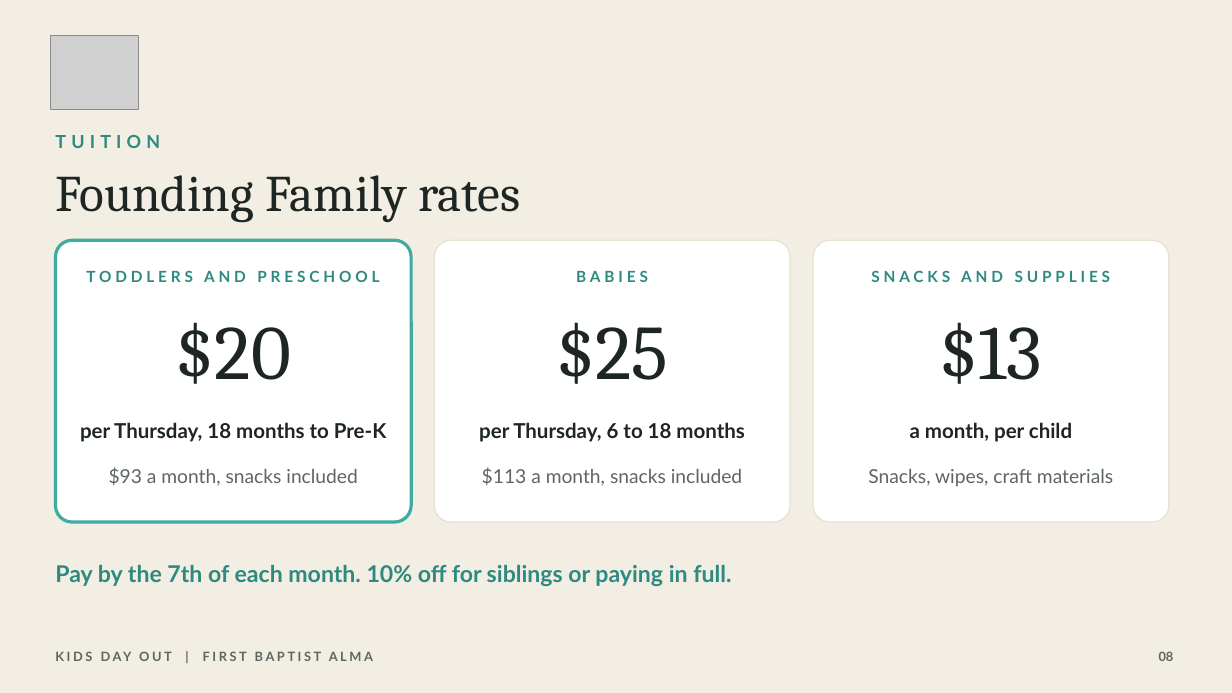
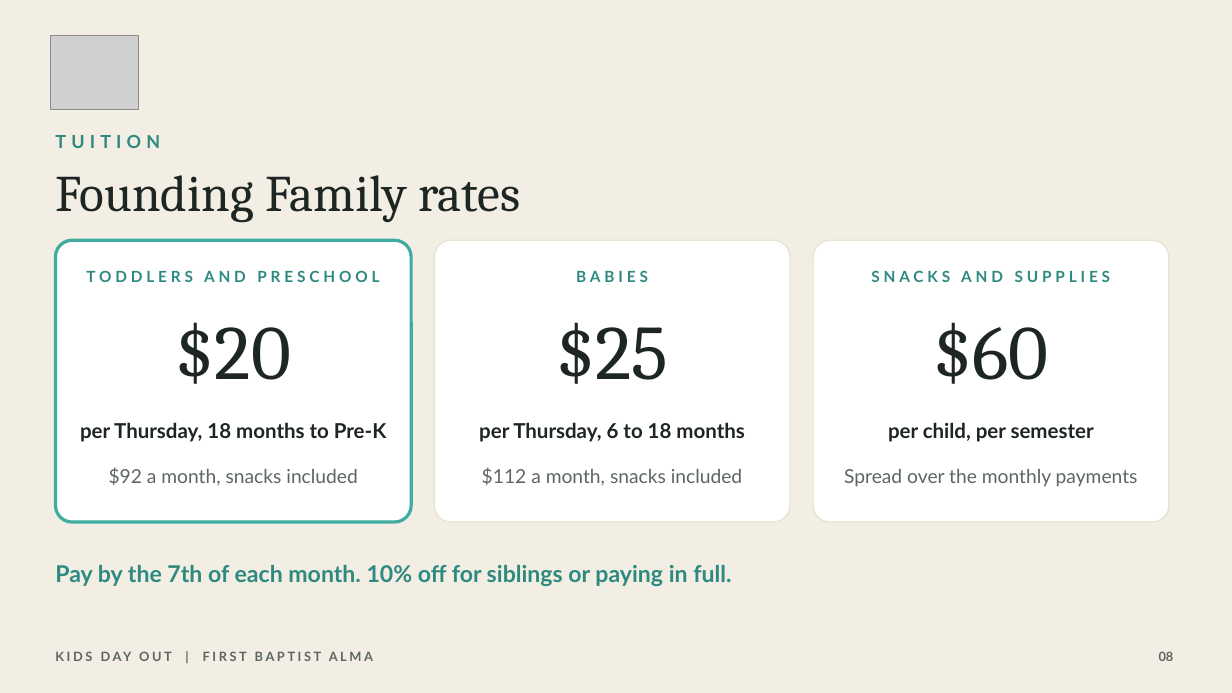
Before and after one commit to cgillum1/firstalma-kdo, a slide deck: slide 8 of docs/KDO-Proposal.pptx. Drawn at 1232x693 pixels with LibreOffice and Linux fonts; fonts in the diff are those of the drawing; grey boxes stand for pictures. Boxes give left, top, right and bottom in pixels: in the first picture for what was removed or moved away, otherwise in the second. Text is boxed around its words. In the diff, an @@ line names an element or a change of style, - is before the commit and + after.

```diff
--- a/docs/KDO-Proposal.pptx
+++ b/docs/KDO-Proposal.pptx
@@ text at <box>934,322,1049,384</box>: text changed @@
-$13
+$60
@@ text at <box>888,422,1094,442</box>: text changed @@
-a month, per child
+per child, per semester
@@ text at <box>109,467,357,486</box>: text changed @@
-$93 a month, snacks included
+$92 a month, snacks included
@@ text at <box>482,467,742,486</box>: text changed @@
-$113 a month, snacks included
+$112 a month, snacks included
@@ text at <box>844,469,1138,487</box>: text changed @@
-Snacks, wipes, craft materials
+Spread over the monthly payments
```
Also in this commit, not shown: 3 other slides changed, 18 other files.
